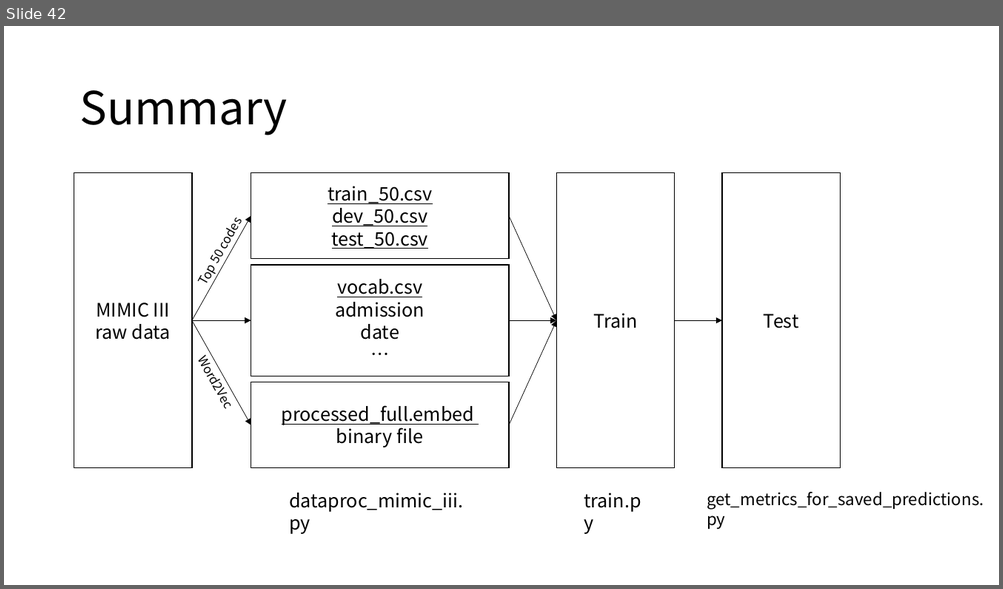
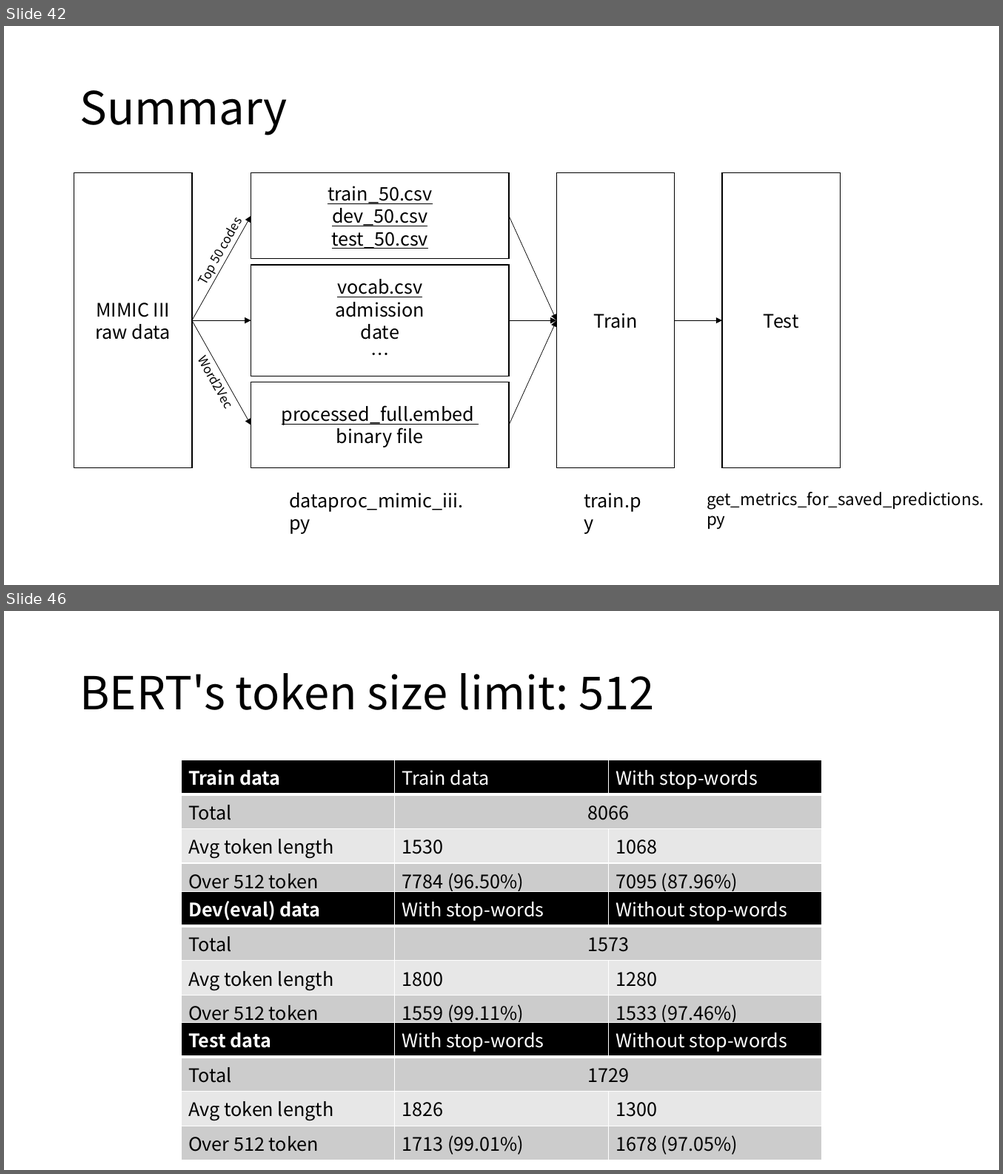
Before and after one commit to curt-tigges/mimic-dl-labeling-benchmarks, a slide deck: MIMIC_III_Preprocessing_Explained.pptx. Shown one above the other, each under a label of ours: slide 42 before the commit, slides 42 and 46 after it; the slides between them are not shown. The pictures are 1003x589 and 1003x1174 pixels, drawn with LibreOffice and Linux fonts; fonts in the diff are those of the drawing. Boxes give left, top, right and bottom in pixels: in the first picture for what was removed or moved away, otherwise in the second. Text is boxed around its words. In the diff, an @@ line names an element or a change of style, - is before the commit and + after.

```diff
--- a/MIMIC_III_Preprocessing_Explained.pptx
+++ b/MIMIC_III_Preprocessing_Explained.pptx
@@ slide 46 added at [4,611,999,1170], background #FFFFFF @@
@@ title added at [79,673,654,710], 44 pt, text #000000 @@
+BERT's token size limit: 512
@@ table added at [181,760,821,896], 4 rows, 3 columns @@
+Train data | Train data | With stop-words
+Total | 8066 | 
+Avg token length | 1530 | 1068
+Over 512 token | 7784 (96.50%) | 7095 (87.96%)
@@ table added at [181,892,821,1028], 4 rows, 3 columns @@
+Dev(eval) data | With stop-words | Without stop-words
+Total | 1573 | 
+Avg token length | 1800 | 1280
+Over 512 token | 1559 (99.11%) | 1533 (97.46%)
@@ table added at [181,1023,821,1158], 4 rows, 3 columns @@
+Test data | With stop-words | Without stop-words
+Total | 1729 | 
+Avg token length | 1826 | 1300
+Over 512 token | 1713 (99.01%) | 1678 (97.05%)
```
Also in this commit, not shown: 3 other slides added, 1 other file.
